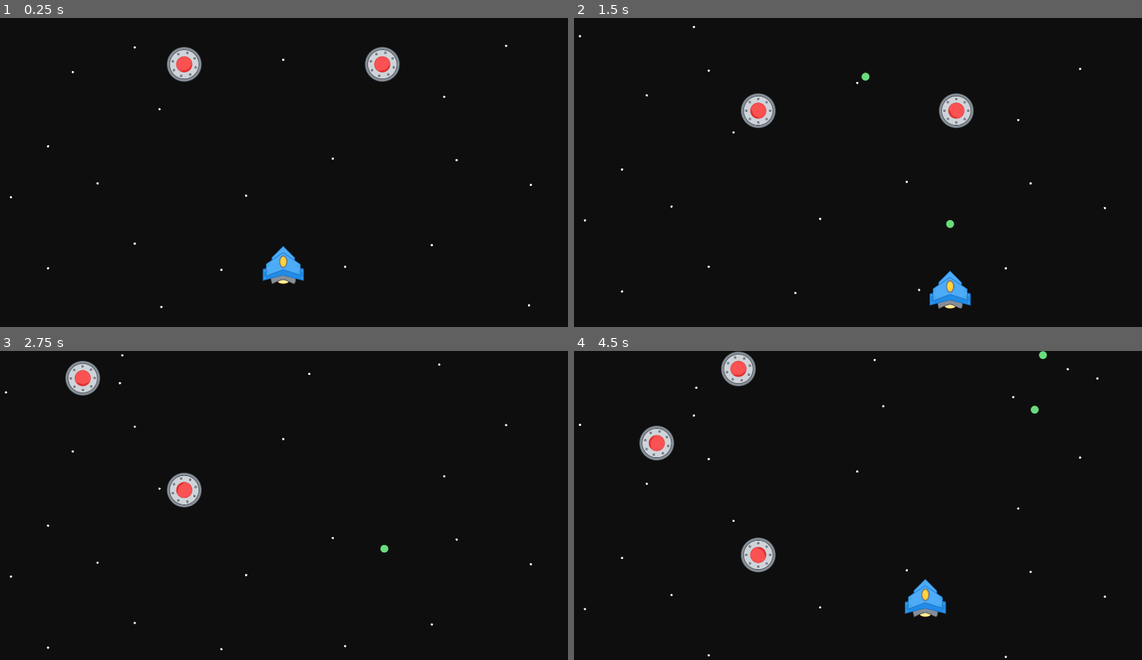
Above: before the commit, frames 1-4 (two rows, left to right).
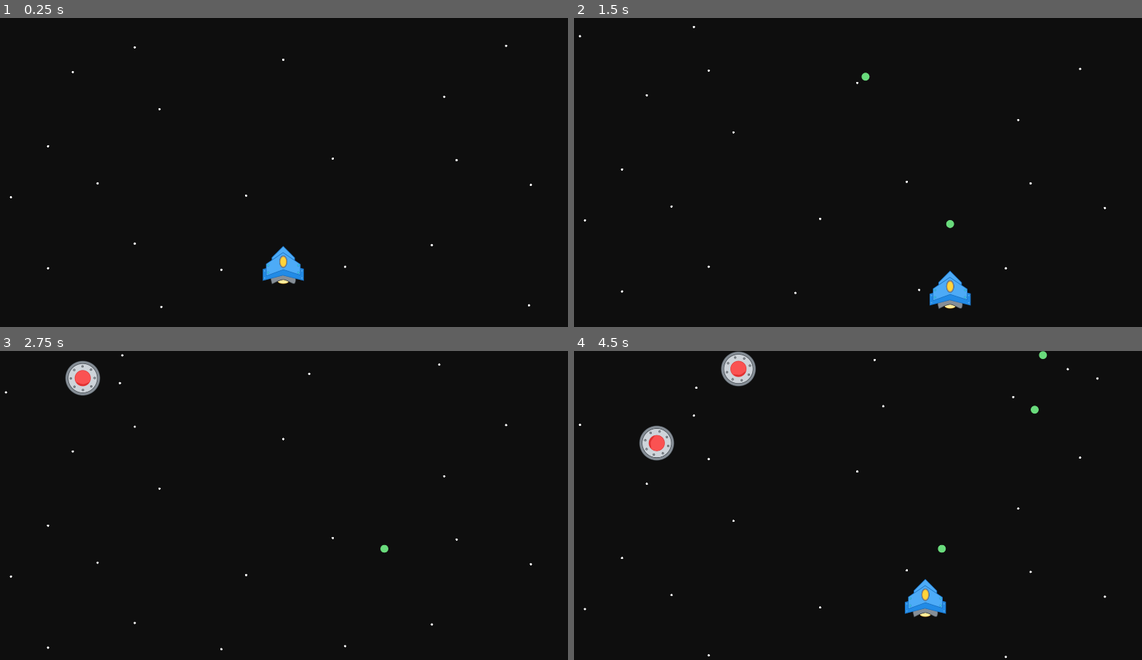
Above: after the commit, the same moments.

Repository: mromphf/nuke-ufos
Game: Godot game, scene res://scenes/main.tscn
The game is run twice, just before and just after one commit, with the same random seed, the same clock (stepped at 60 frames per second) and the same inputs.
Inputs:
- Up to frame 1 (0.25 s): no input
- Up to frame 2 (1.5 s): hold D (move_right) 0.53-1.28 s; tap Space (fire) at 0.6, 1.35 s; hold S (move_down) from 1.28 s (still down)
- Up to frame 3 (2.75 s): release S (move_down) at 2.03 s; hold D (move_right) from 2.03 s (still down); tap Space (fire) at 2.1 s
- Up to frame 4 (4.5 s): release D (move_right) at 2.78 s; hold W (move_up) 2.78-3.53 s; tap Space (fire) at 2.85, 3.6, 4.35 s; hold Left (move_left) from 3.53 s (still down)

The runs differ from the first frame. In frame 1, 1.1% of the frame differs, in the area x 29-71%, y 9-21%; in frame 2, 1.1%, in the area x 29-71%, y 24-36%; in frame 3, 0.5%; in frame 4, 0.6%.

Commit message:
Despawn out-of-bounds ufo mobs.

Diff:
--- a/scenes/main.tscn
+++ b/scenes/main.tscn
@@ -1,8 +1,7 @@
-[gd_scene load_steps=5 format=3 uid="uid://kd8jf0otlx4q"]
+[gd_scene load_steps=4 format=3 uid="uid://kd8jf0otlx4q"]
 
 [ext_resource type="PackedScene" uid="uid://04l32t5knkbw" path="res://scenes/player.tscn" id="1_ac4kw"]
 [ext_resource type="PackedScene" uid="uid://byhe20wnoej5m" path="res://scenes/spawner.tscn" id="2_fgw4o"]
-[ext_resource type="PackedScene" uid="uid://cglij72l41pr8" path="res://scenes/ufo.tscn" id="2_olvic"]
 [ext_resource type="PackedScene" uid="uid://cwf7tdma3ruh8" path="res://scenes/background.tscn" id="3_4ajvc"]
 
 [node name="Main" type="Node2D"]
@@ -11,11 +10,5 @@
 
 [node name="spawner" parent="." instance=ExtResource("2_fgw4o")]
 
-[node name="ufo" parent="." instance=ExtResource("2_olvic")]
-position = Vector2(1280, 120)
-
-[node name="ufo2" parent="." instance=ExtResource("2_olvic")]
-position = Vector2(640, 120)
-
 [node name="Player" parent="." instance=ExtResource("1_ac4kw")]
 position = Vector2(960, 800)
--- a/scripts/ufo.gd
+++ b/scripts/ufo.gd
@@ -1,11 +1,16 @@
 extends Enemy
+
+var _VELOCITY: Vector2 = Vector2(0, 2)
 
 func _despawn():
 	queue_free()
 
 func _process(_delta):
 	rotate(PI / 180)
-	position += Vector2(0, 2)
+	position += _VELOCITY
+	if position.y >= 1005:
+		print("UFO despawned")
+		queue_free()
 
 func _on_collide(_body):
 	if _body is Laser:
